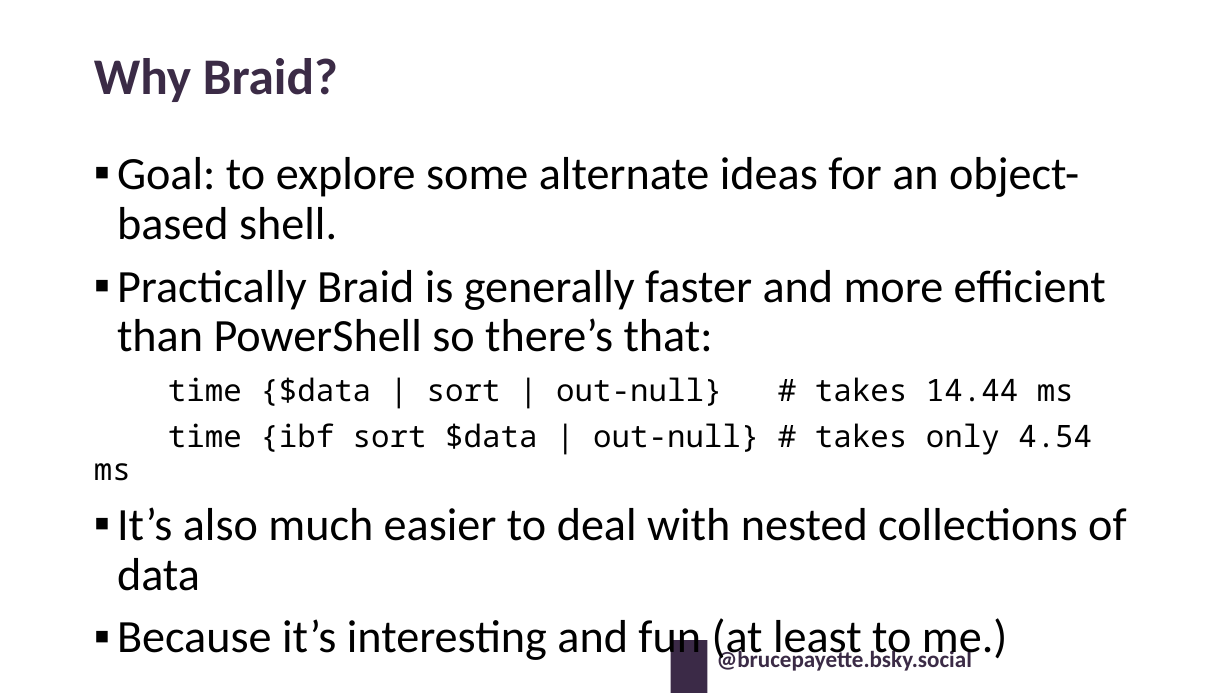
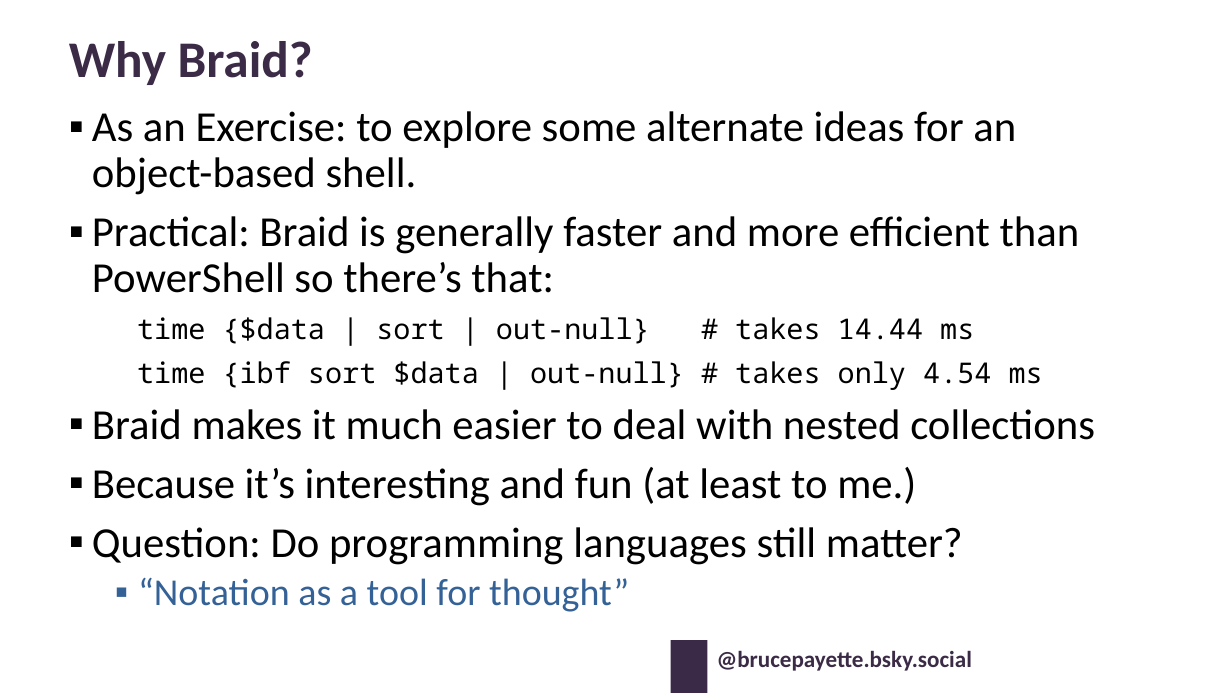
Before and after one commit to BrucePay/BraidLang, a slide deck: slide 10 of PSCONF26_Payette_Leveraging_Braid.pptx. Drawn at 1232x693 pixels with LibreOffice and Linux fonts; fonts in the diff are those of the drawing; background and template pictures are left out. Boxes give left, top, right and bottom in pixels: in the first picture for what was removed or moved away, otherwise in the second. Text is boxed around its words. In the diff, an @@ line names an element or a change of style, - is before the commit and + after.

```diff
--- a/PSCONF26_Payette_Leveraging_Braid.pptx
+++ b/PSCONF26_Payette_Leveraging_Braid.pptx
@@ title "Why Braid?": place and size @@
-title "Why Braid?" at box(94, 58, 338, 102)
+title "Why Braid?" at box(69, 41, 313, 85)
@@ text "As an Exercise: to explore ...": place and size @@
-text "As an Exercise: to explore ..." at box(117, 157, 1126, 664)
+text "As an Exercise: to explore ..." at box(92, 111, 1095, 612)
@@ text at box(92, 111, 1080, 293): text changed; size 36 to 33.3 pt @@
-▪ Goal: to explore some alternate ideas for an object-based shell.
-▪ Practically Braid is generally faster and more efficient than PowerShell so there’s that:
+▪ As an Exercise: to explore some alternate ideas for an object-based shell.
+▪ Practical: Braid is generally faster and more efficient than PowerShell so there’s that:
@@ text at box(92, 317, 1043, 506): size 24 to 22.2 pt in "time {$data | sort | out-null} # ...", "time {ibf sort $data | out-null} # ..."; size 36 to 33.3 pt in "Because it’s interesting and fun (at least ..." @@
@@ text at box(92, 409, 1095, 440): text changed; size 36 to 33.3 pt @@
-▪ It’s also much easier to deal with nested collections of data
+▪ Braid makes it much easier to deal with nested collections
@@ text at box(92, 527, 963, 612): paragraphs added @@
+▪ Question: Do programming languages still matter?
+  ▪ “Notation as a tool for thought”
```
Also in this commit, not shown: 6 other slides changed, 2 other files.
